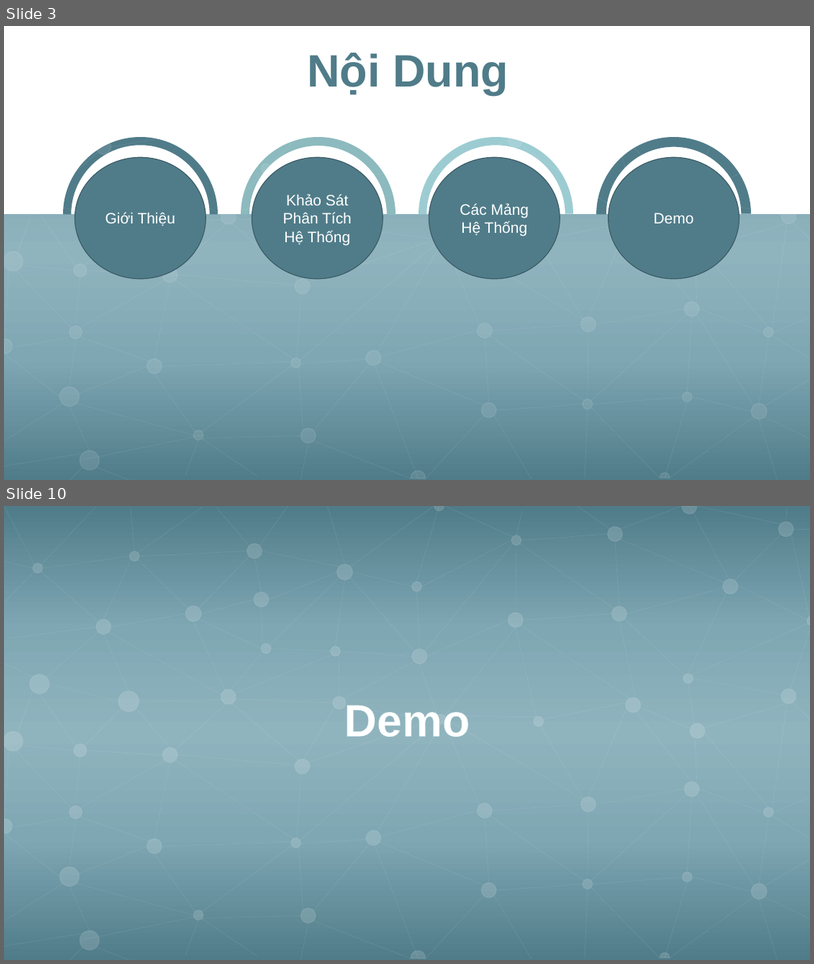
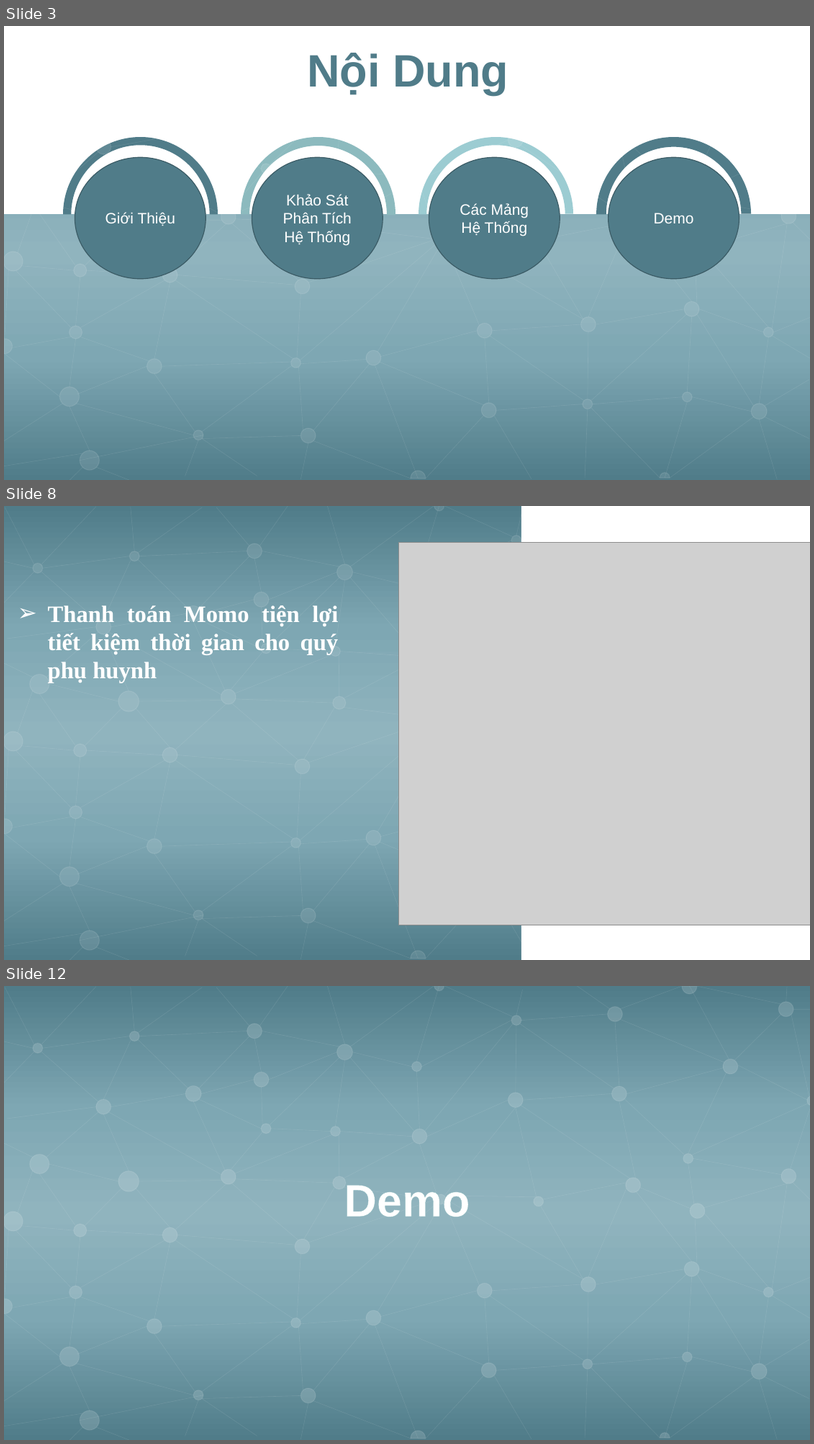
Before and after one commit to TLMHoang/HeThongSoLienLac, a slide deck: DOANCHUYENNGANH/SildeDoAnCN.pptx. Shown one above the other, each under a label of ours: slides 3 and 10 before the commit, slides 3, 8 and 12 after it; the slides between them are not shown. The pictures are 814x964 and 814x1444 pixels, drawn with LibreOffice and Linux fonts; fonts in the diff are those of the drawing; grey boxes stand for pictures. Boxes give left, top, right and bottom in pixels: in the first picture for what was removed or moved away, otherwise in the second. Text is boxed around its words. In the diff, an @@ line names an element or a change of style, - is before the commit and + after.

```diff
--- a/DOANCHUYENNGANH/SildeDoAnCN.pptx
+++ b/DOANCHUYENNGANH/SildeDoAnCN.pptx
@@ slide 8 added at (4,506,810,960), background gradient #507C89 to #7EA7B3 to #90B4BE; not listed: 139 template elements that a slide beside it also shows @@
@@ rectangle added at (522,506,810,960), fill #FFFFFF @@
@@ picture added at (399,542,810,924) @@
@@ text added at (48,605,339,683), 28 pt, text #FFFFFF, bold @@
+➢ Thanh toán Momo tiện lợi tiết kiệm thời gian cho quý phụ huynh
@@ what was slide 10 is now slide 12 @@
```
Also in this commit, not shown: 3 slides changed, 2 other slides added, 1 slide removed, 1 other file.
